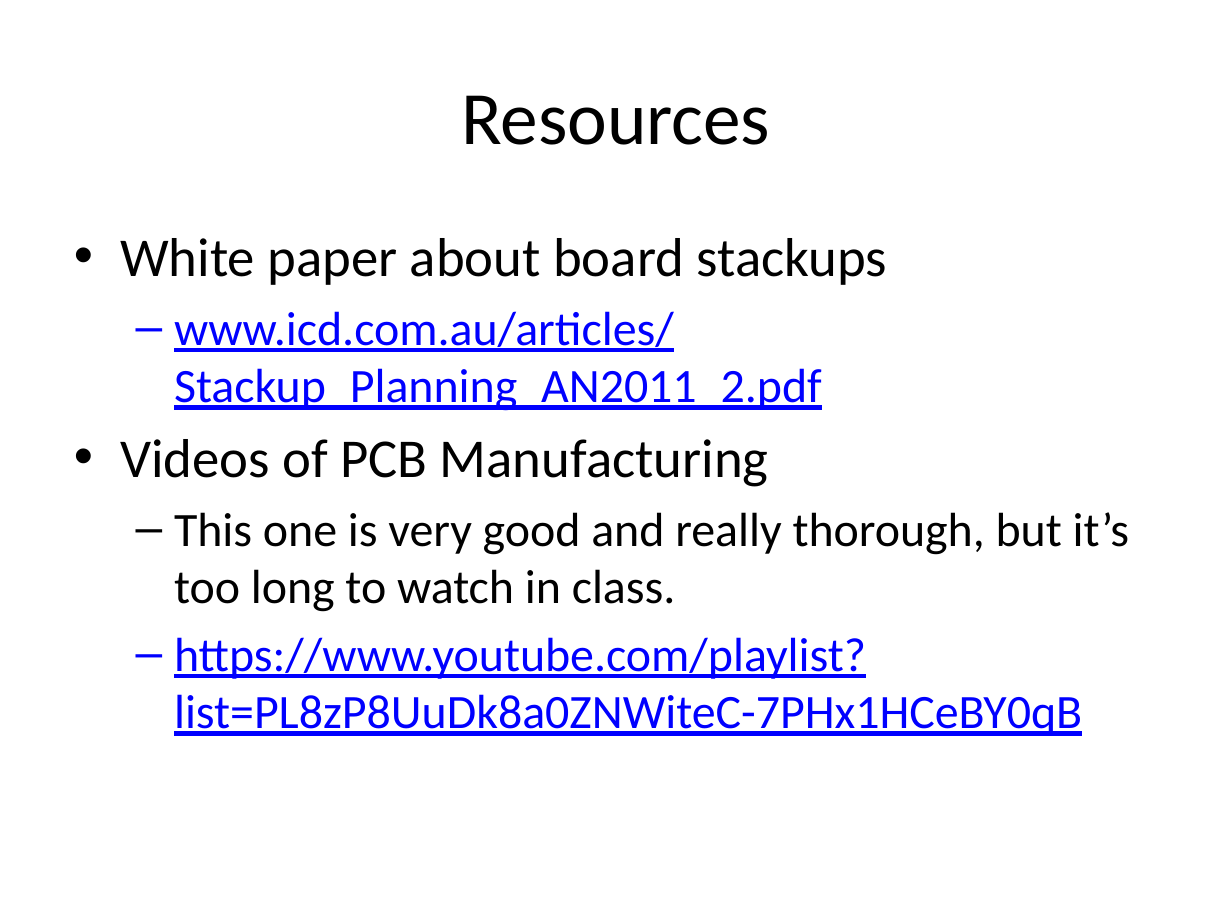
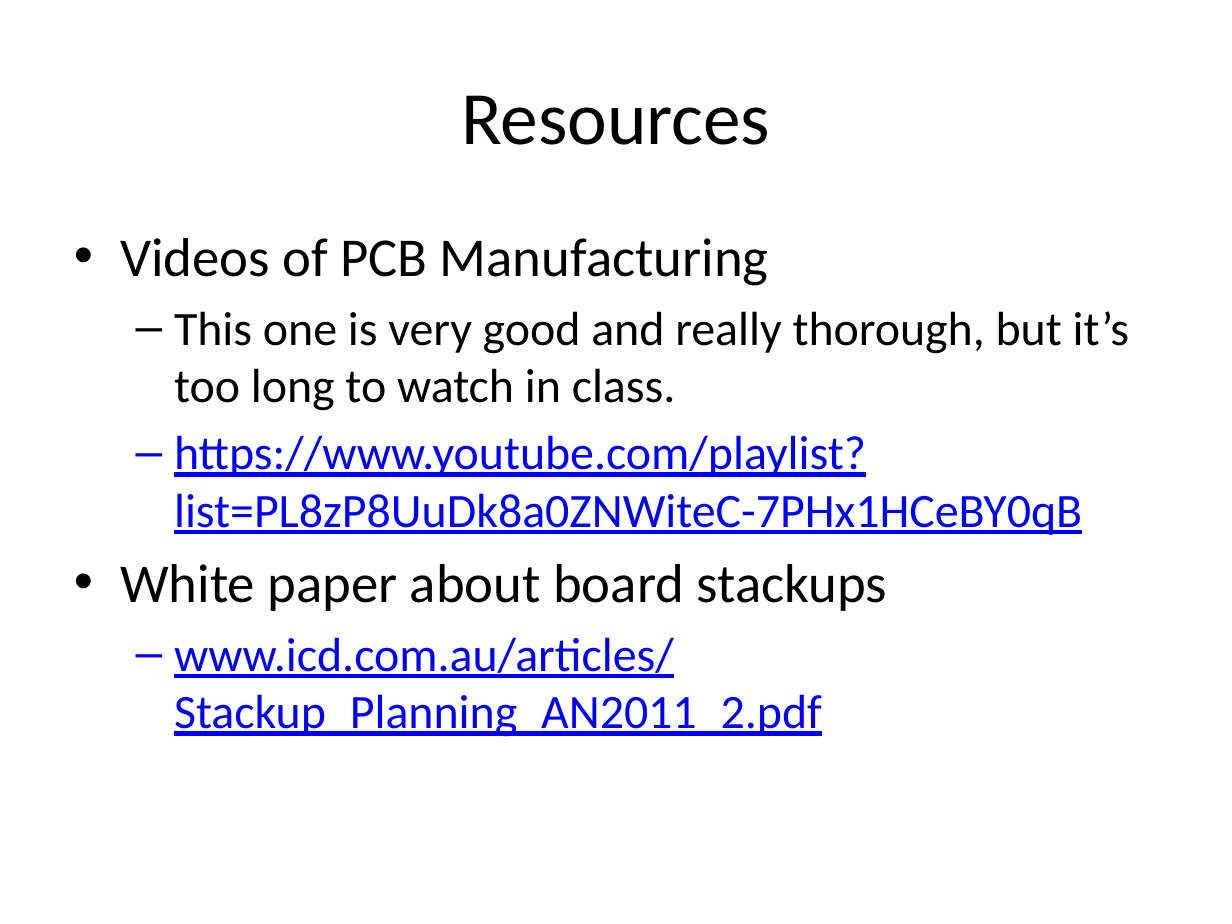
Before and after one commit to NVSL/QuadClass-Resources, a slide deck: slide 13 of Lecture Slides/Lab01-Eagle-Intro.pptx. Drawn at 1232x924 pixels with LibreOffice and Linux fonts; fonts in the diff are those of the drawing. Boxes give left, top, right and bottom in pixels: in the first picture for what was removed or moved away, otherwise in the second. Text is boxed around its words. In the diff, an @@ line names an element or a change of style, - is before the commit and + after.

```diff
--- a/Lecture Slides/Lab01-Eagle-Intro.pptx
+++ b/Lecture Slides/Lab01-Eagle-Intro.pptx
@@ text at (120, 238, 888, 411): paragraphs removed @@
-• White paper about board stackups
-  – www.icd.com.au/articles/Stackup_Planning_AN2011_2.pdf
@@ text at (120, 564, 888, 737): paragraphs added @@
+• White paper about board stackups
+  – www.icd.com.au/articles/Stackup_Planning_AN2011_2.pdf
```
Also in this commit, not shown: 15 other slides changed, 3 slides added, 6 other files.
